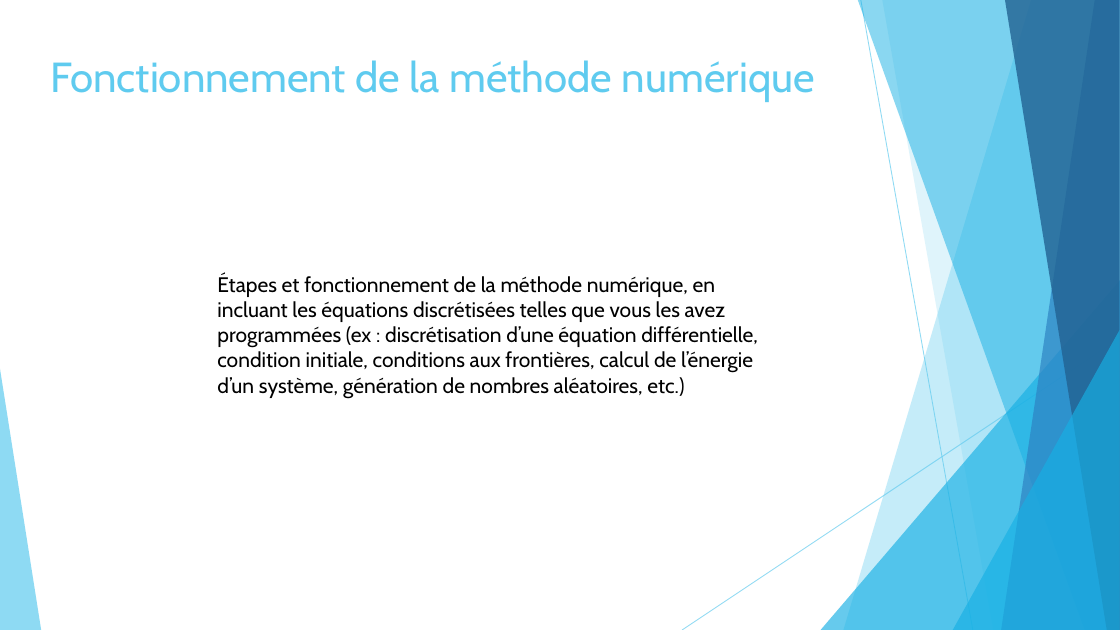
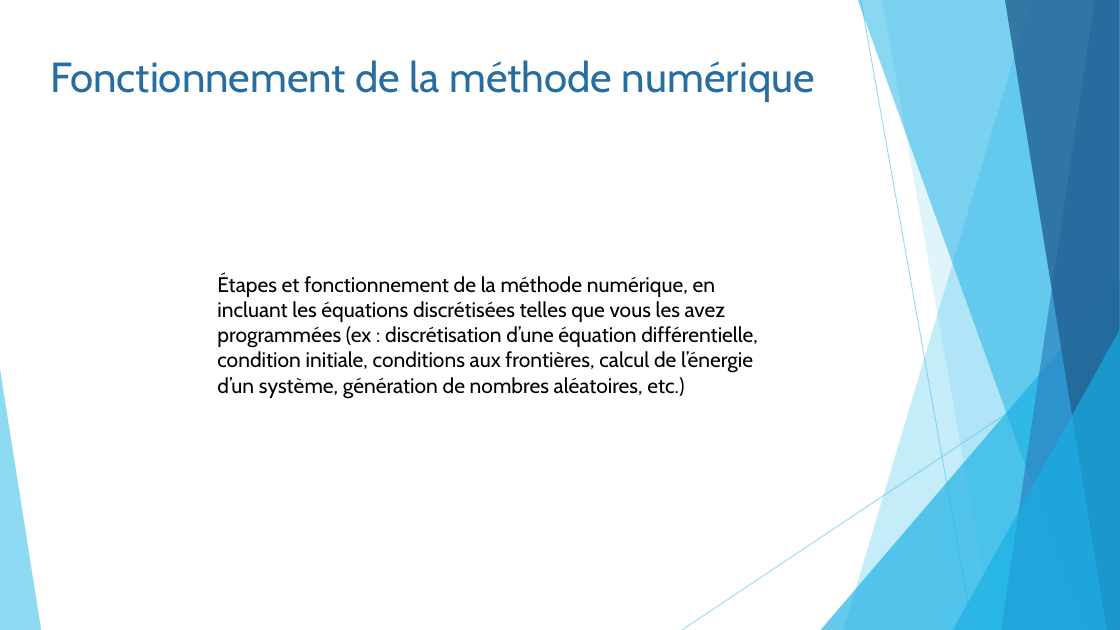
Before and after one commit to pierreluc-plt/ProjetSimulation, a slide deck: slide 7 of Oral/Présentation_Eq11.pptx (slide 6 before the commit). Drawn at 1120x630 pixels with LibreOffice and Linux fonts; fonts in the diff are those of the drawing. Boxes give left, top, right and bottom in pixels: in the first picture for what was removed or moved away, otherwise in the second. Text is boxed around its words. In the diff, an @@ line names an element or a change of style, - is before the commit and + after.

```diff
--- a/Oral/Présentation_Eq11.pptx
+++ b/Oral/Présentation_Eq11.pptx
@@ text "Fonctionnement de la méthode numérique" at [50,60,815,102]: text colour #5FCBEF to #286D9F @@
```
Also in this commit, not shown: 10 other slides changed, 6 slides added.
